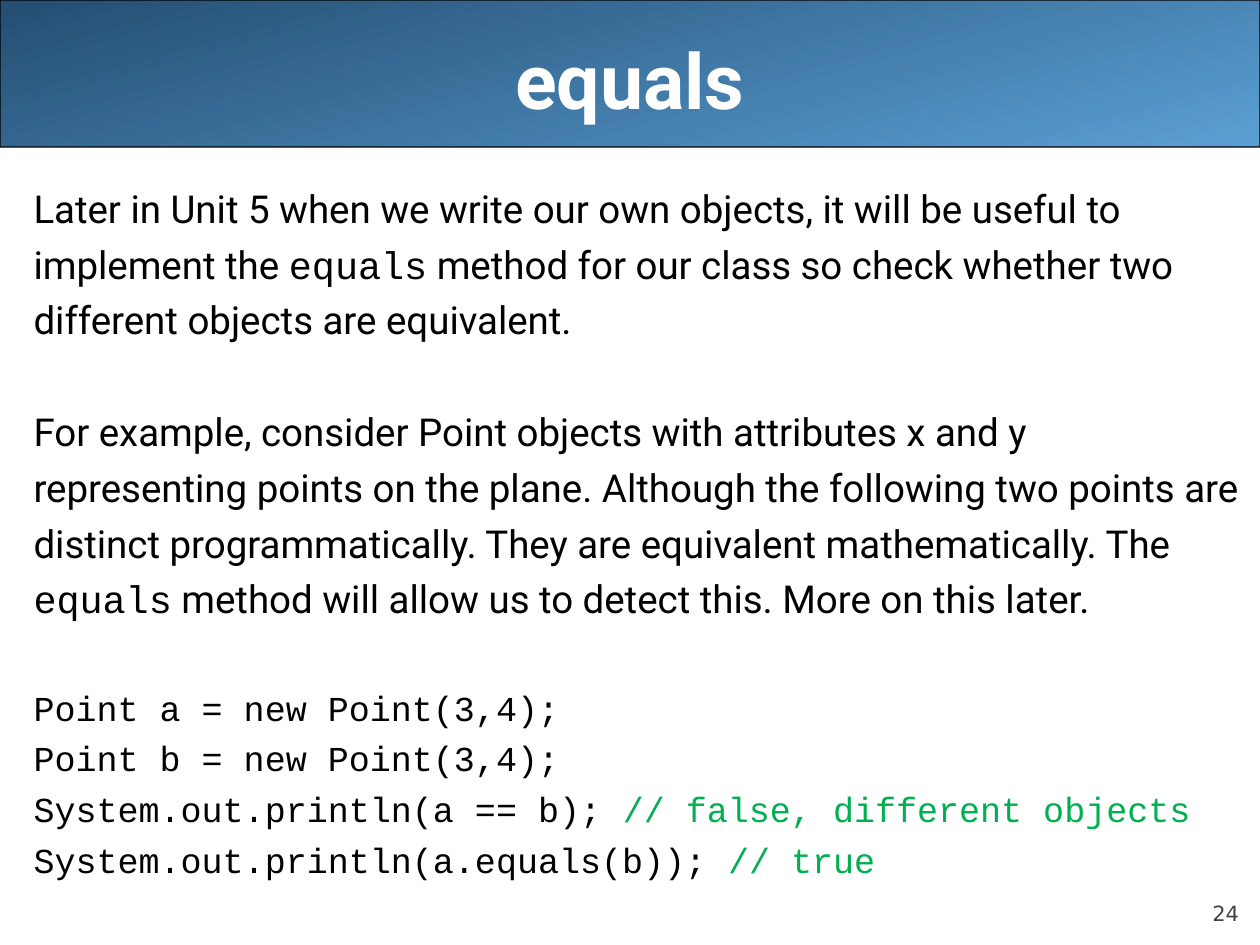
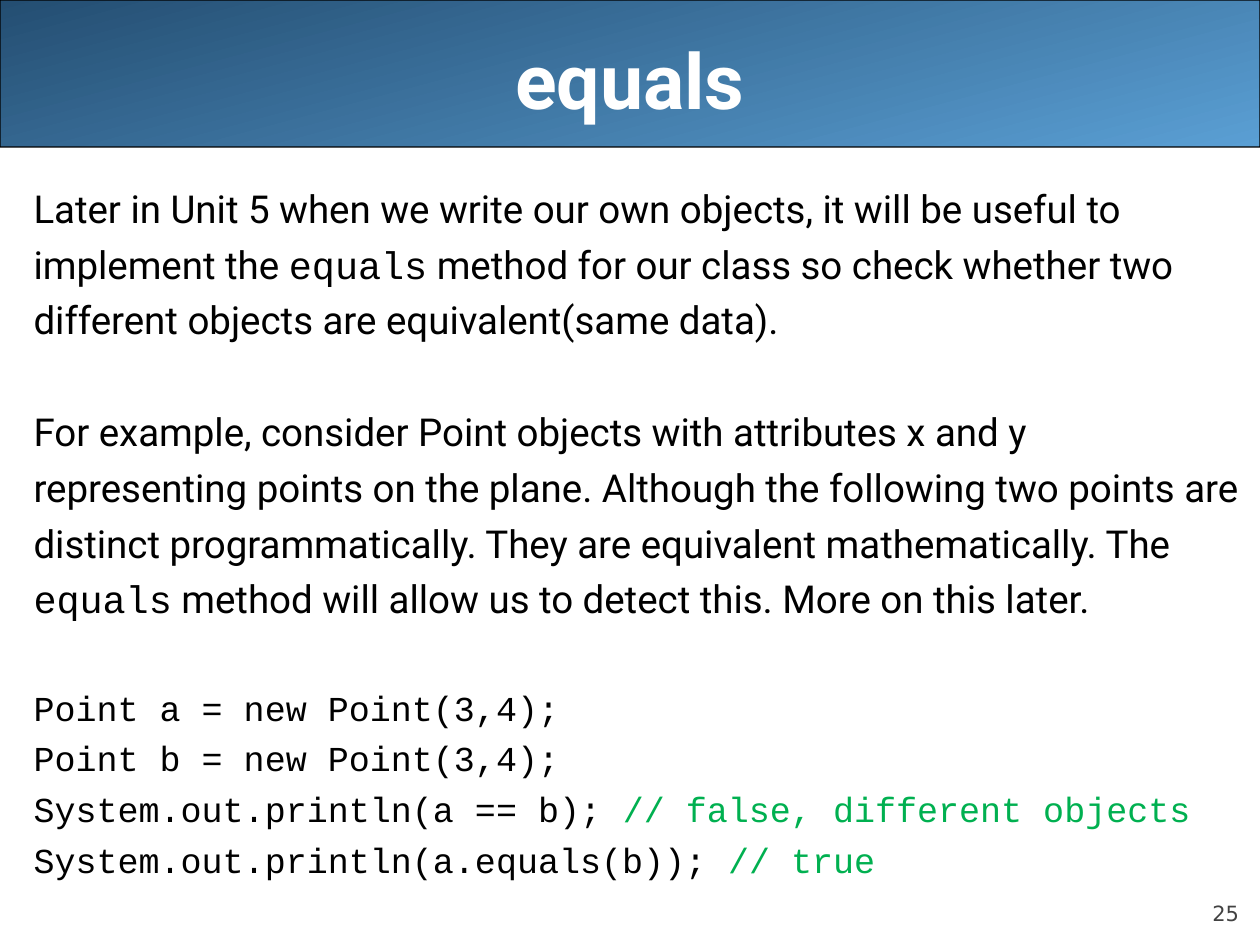
Before and after one commit to LongBaoNguyen/longbaonguyen.github.io, a slide deck: slide 25 of courses/apcsa/lecture9.ppt (slide 24 before the commit). Drawn at 1260x945 pixels with LibreOffice and Linux fonts; fonts in the diff are those of the drawing. Boxes give left, top, right and bottom in pixels: in the first picture for what was removed or moved away, otherwise in the second. Text is boxed around its words. In the diff, an @@ line names an element or a change of style, - is before the commit and + after.

```diff
--- a/courses/apcsa/lecture9.ppt
+++ b/courses/apcsa/lecture9.ppt
@@ text at box(34, 303, 779, 343): text changed @@
-different objects are equivalent.
+different objects are equivalent(same data).
@@ page number at box(1212, 905, 1239, 922): text changed @@
-24
+25
```
Also in this commit, not shown: 1 slide added, 1 other file.
